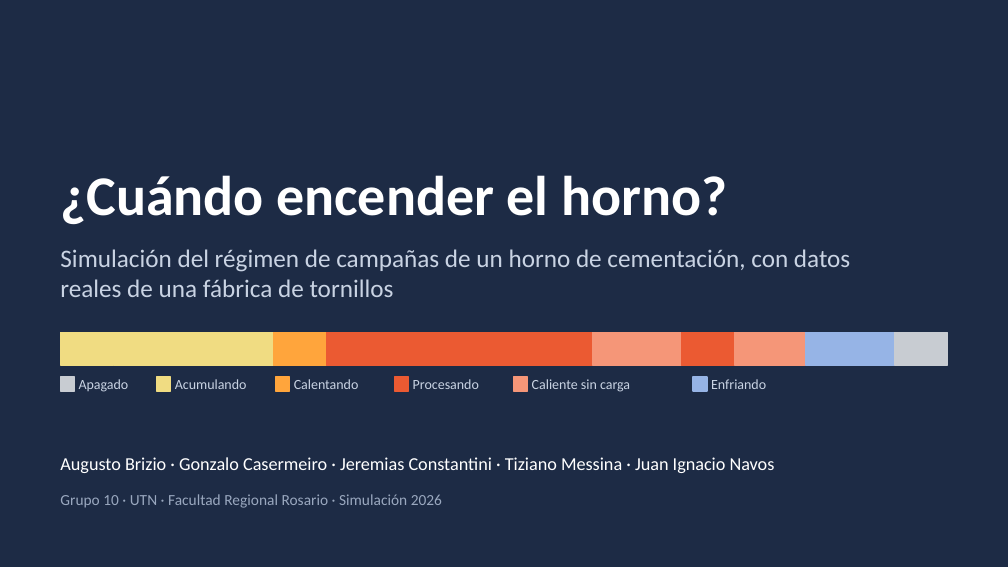
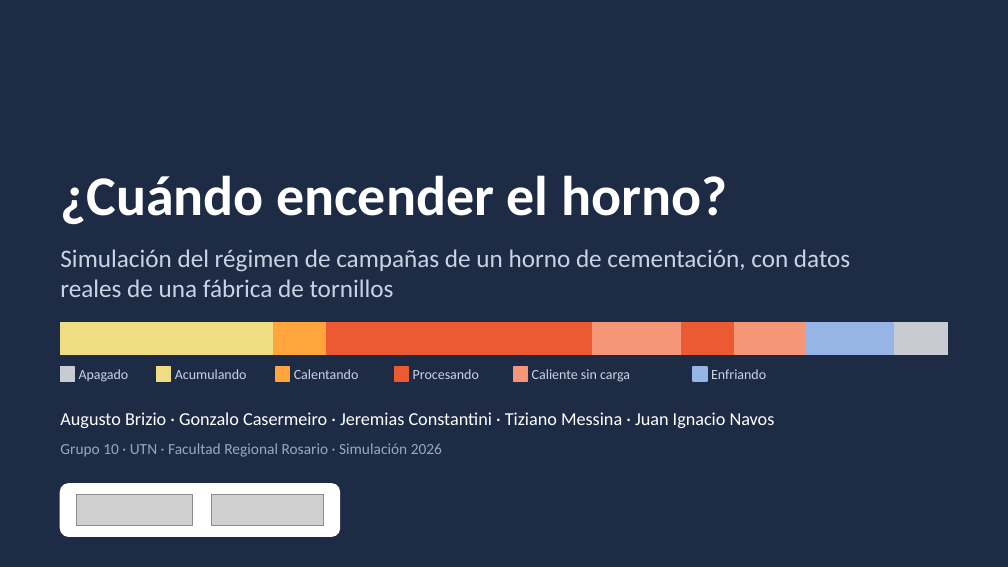
Before and after one commit to JuanBonadeo/utn_brain, a slide deck: slide 1 of materias/SIM/entregables/TPI/caser/video/TPI_Caser_Video.pptx. Drawn at 1008x567 pixels with LibreOffice and Linux fonts; fonts in the diff are those of the drawing; grey boxes stand for pictures. Boxes give left, top, right and bottom in pixels: in the first picture for what was removed or moved away, otherwise in the second. Text is boxed around its words. In the diff, an @@ line names an element or a change of style, - is before the commit and + after.

```diff
--- a/materias/SIM/entregables/TPI/caser/video/TPI_Caser_Video.pptx
+++ b/materias/SIM/entregables/TPI/caser/video/TPI_Caser_Video.pptx
@@ 15 rectangles, 6 texts: place and size @@
-15 rectangles, 6 texts at <box>60,333,948,392</box>
+15 rectangles, 6 texts at <box>60,323,948,382</box>
@@ text "Augusto Brizio · Gonzalo Casermeiro ...": place and size @@
-text "Augusto Brizio · Gonzalo Casermeiro ..." at <box>60,457,775,473</box>
+text "Augusto Brizio · Gonzalo Casermeiro ..." at <box>60,412,775,428</box>
@@ text "Grupo 10 · UTN · ...": place and size @@
-text "Grupo 10 · UTN · ..." at <box>60,494,442,508</box>
+text "Grupo 10 · UTN · ..." at <box>60,443,442,457</box>
@@ rounded rectangle added at <box>60,484,340,536</box>, fill #FFFFFF, outline #FFFFFF 1 pt @@
@@ picture added at <box>77,495,193,525</box> @@
@@ picture added at <box>211,495,323,525</box> @@
```
Also in this commit, not shown: 3 other slides changed, 1 slide added, 6 other files.
